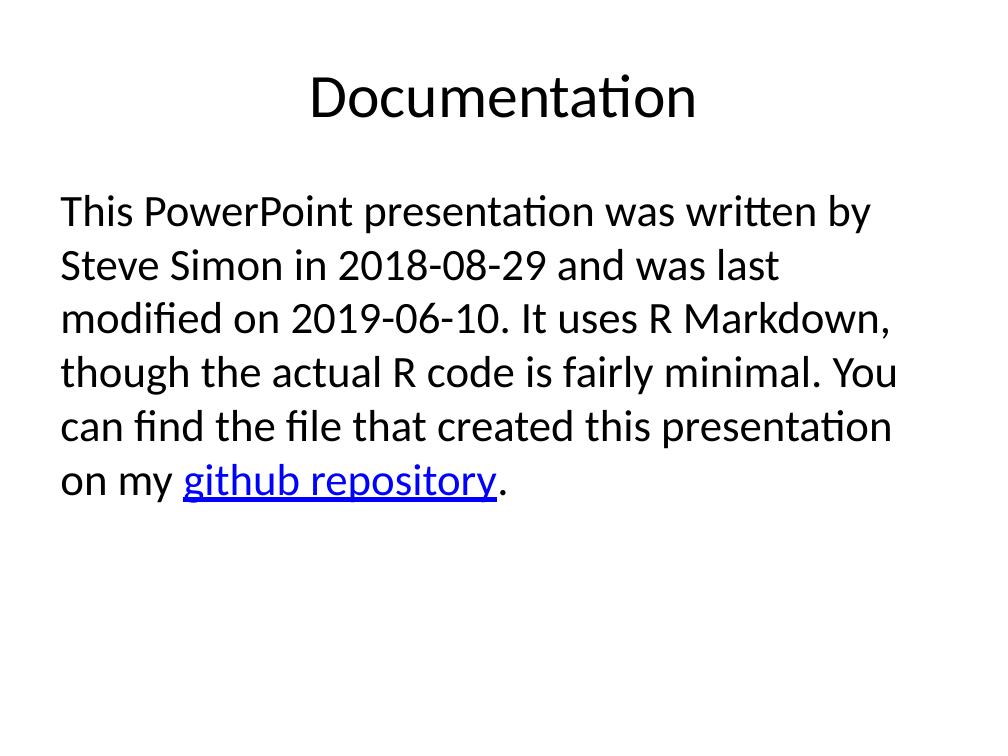
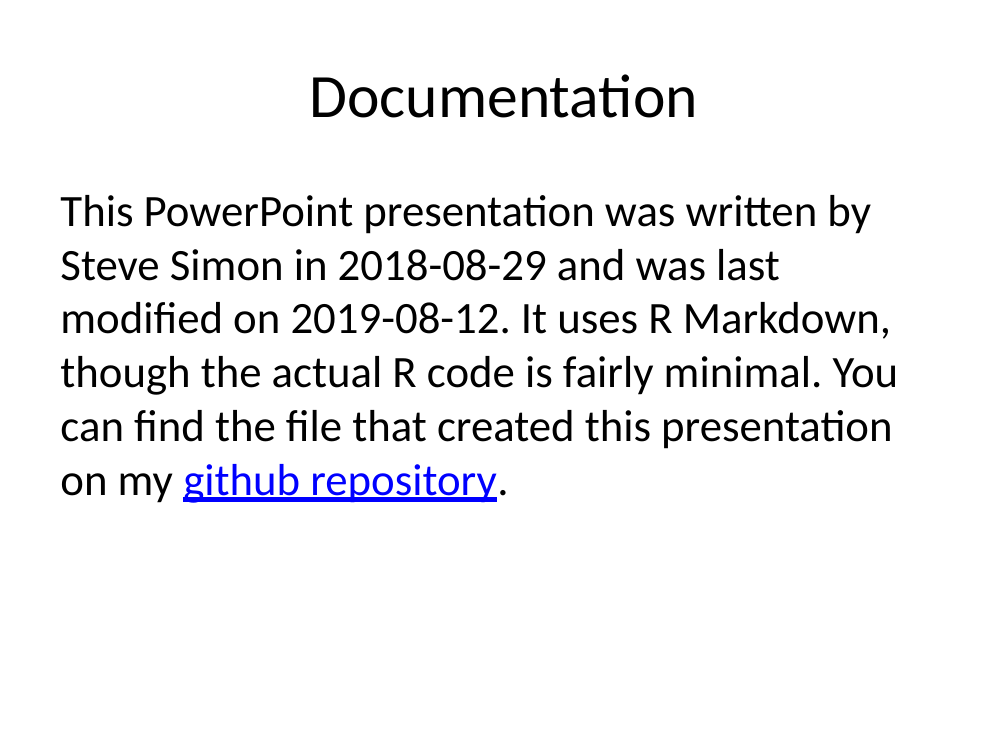
Before and after one commit to pmean/introduction-to-SAS, a slide deck: slide 2 of basics0/src/getting-started.pptx. Drawn at 1008x756 pixels with LibreOffice and Linux fonts; fonts in the diff are those of the drawing. Boxes give left, top, right and bottom in pixels: in the first picture for what was removed or moved away, otherwise in the second. Text is boxed around its words. In the diff, an @@ line names an element or a change of style, - is before the commit and + after.

```diff
--- a/basics0/src/getting-started.pptx
+++ b/basics0/src/getting-started.pptx
@@ text at (60, 195, 899, 503): text changed @@
-This PowerPoint presentation was written by Steve Simon in 2018-08-29 and was last modified on 2019-06-10. It uses R Markdown, though the actual R code is fairly minimal. You can find the file that created this presentation on my github repository.
+This PowerPoint presentation was written by Steve Simon in 2018-08-29 and was last modified on 2019-08-12. It uses R Markdown, though the actual R code is fairly minimal. You can find the file that created this presentation on my github repository.
```
Also in this commit, not shown: 7 other files.
